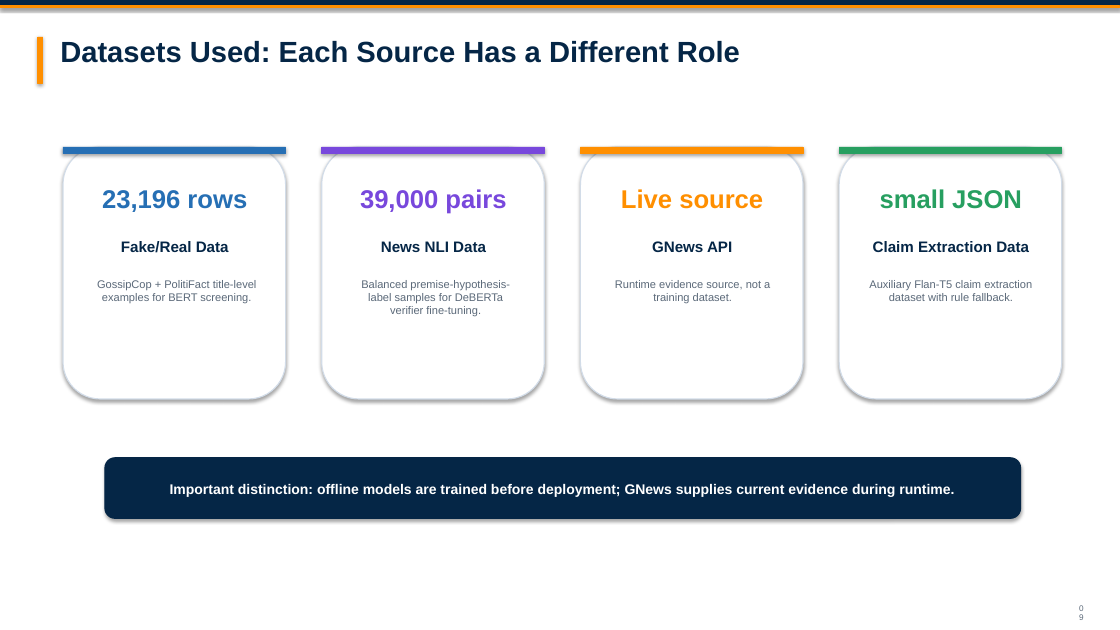
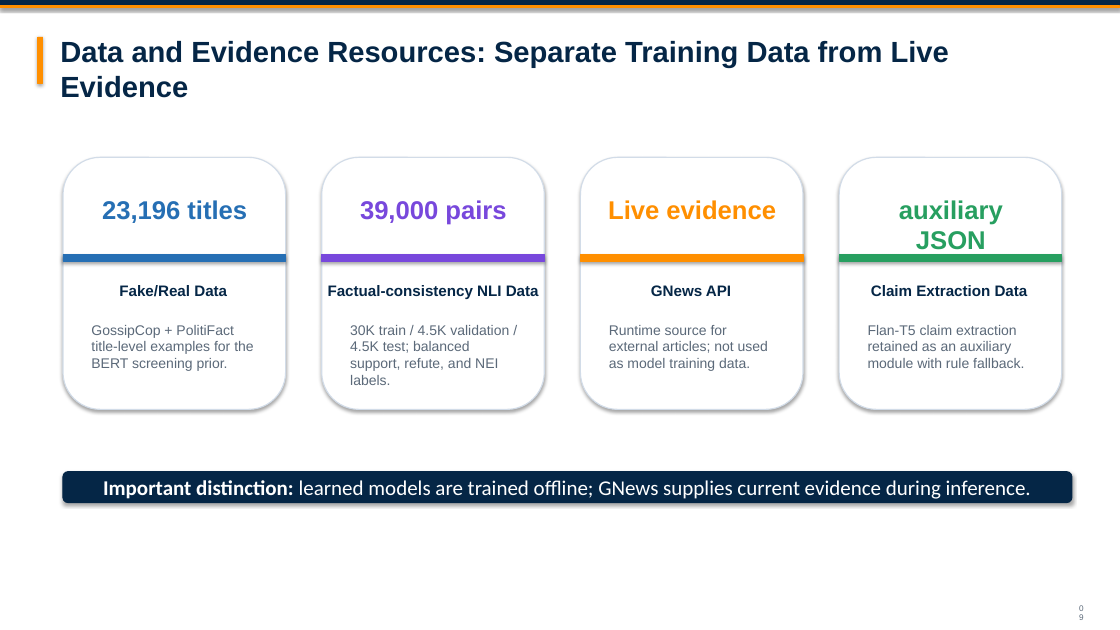
Before and after one commit to YuchenSun1112/Fake-News-Detection-and-Analysis-System-for-Online-News-and-Social-Media, a slide deck: slide 9 of submission/slides.pptx. Drawn at 1120x630 pixels with LibreOffice and Linux fonts; fonts in the diff are those of the drawing. Boxes give left, top, right and bottom in pixels: in the first picture for what was removed or moved away, otherwise in the second. Text is boxed around its words. In the diff, an @@ line names an element or a change of style, - is before the commit and + after.

```diff
--- a/submission/slides.pptx
+++ b/submission/slides.pptx
@@ text at box(60, 41, 949, 68): text changed @@
-Datasets Used: Each Source Has a Different Role
+Data and Evidence Resources: Separate Training Data from Live Evidence
@@ 4 rounded rectangles, 1 text: place and size @@
-4 rounded rectangles, 1 text at box(63, 147, 1062, 399)
+4 rounded rectangles, 1 text at box(63, 157, 1062, 409)
@@ text at box(102, 200, 247, 223): text changed @@
-23,196 rows
+23,196 titles
@@ text at box(608, 200, 776, 220): text changed @@
-Live source
+Live evidence
@@ text at box(899, 200, 1003, 256): text changed @@
-small JSON
+auxiliary JSON
@@ 4 rectangles: place and size @@
-4 rectangles at box(63, 147, 1062, 154)
+4 rectangles at box(63, 255, 1062, 261)
@@ text "Fake/Real Data": place and size @@
-text "Fake/Real Data" at box(121, 241, 229, 253)
+text "Fake/Real Data" at box(119, 285, 227, 297)
@@ text at box(328, 285, 539, 299): text changed @@
-News NLI Data
+Factual-consistency NLI Data
@@ alignment centre to left in 3 elements at box(871, 285, 1028, 296), box(119, 285, 227, 297), box(651, 285, 731, 296) @@
@@ text "GNews API": place and size @@
-text "GNews API" at box(652, 241, 732, 252)
+text "GNews API" at box(651, 285, 731, 296)
@@ text "Claim Extraction Data": place and size @@
-text "Claim Extraction Data" at box(873, 241, 1029, 252)
+text "Claim Extraction Data" at box(871, 285, 1028, 296)
@@ text at box(91, 325, 253, 371): text changed; size 9.5 to 12 pt @@
-GossipCop + PolitiFact title-level examples for BERT screening.
+GossipCop + PolitiFact title-level examples for the BERT screening prior.
@@ text at box(350, 325, 509, 385): text changed; size 9.5 to 12 pt @@
-Balanced premise-hypothesis-label samples for DeBERTa verifier fine-tuning.
+30K train / 4.5K validation / 4.5K test; balanced support, refute, and NEI labels.
@@ text at box(609, 325, 768, 371): text changed; size 9.5 to 12 pt @@
-Runtime evidence source, not a training dataset.
+Runtime source for external articles; not used as model training data.
@@ text at box(868, 325, 1024, 368): text changed; size 9.5 to 12 pt @@
-Auxiliary Flan-T5 claim extraction dataset with rule fallback.
+Flan-T5 claim extraction retained as an auxiliary module with rule fallback.
@@ rounded rectangle "Important distinction: learned models are ...": place and size @@
-rounded rectangle "Important distinction: learned models are ..." at box(170, 484, 954, 497)
+rounded rectangle "Important distinction: learned models are ..." at box(63, 472, 1072, 503)
@@ rounded rectangle "Important distinction: learned models are ..." at box(63, 472, 1072, 503): vertical alignment top to middle; fill none to #052646; outline none to #052646 1 pt; shadow on @@
@@ rounded rectangle removed at box(105, 458, 1021, 518) @@
@@ text in rounded rectangle at box(103, 480, 1031, 499): text changed; size 12 to 18 pt; font Arial to Calibri; bold off @@
-Important distinction: offline models are trained before deployment; GNews supplies current evidence during runtime.
+Important distinction: learned models are trained offline; GNews supplies current evidence during inference.
```
Also in this commit, not shown: 13 other slides changed, 2 slides removed, 28 other files.
